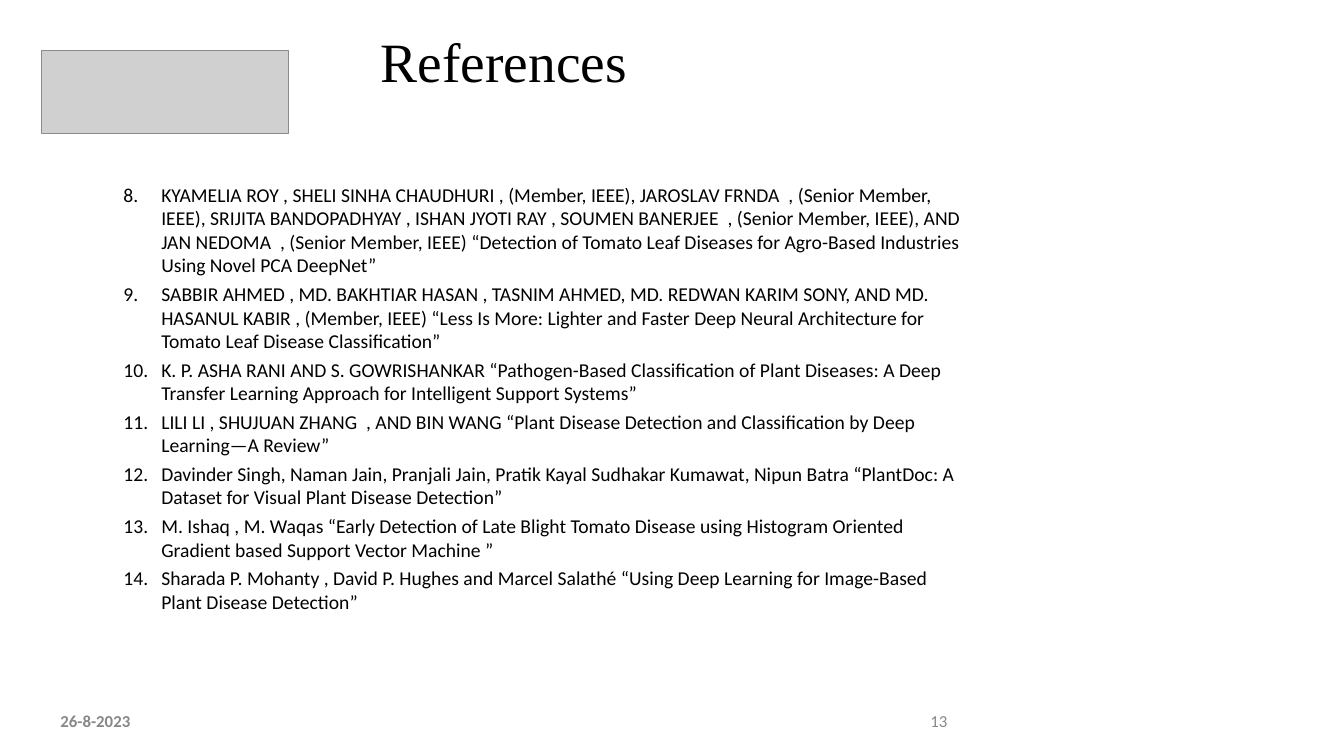
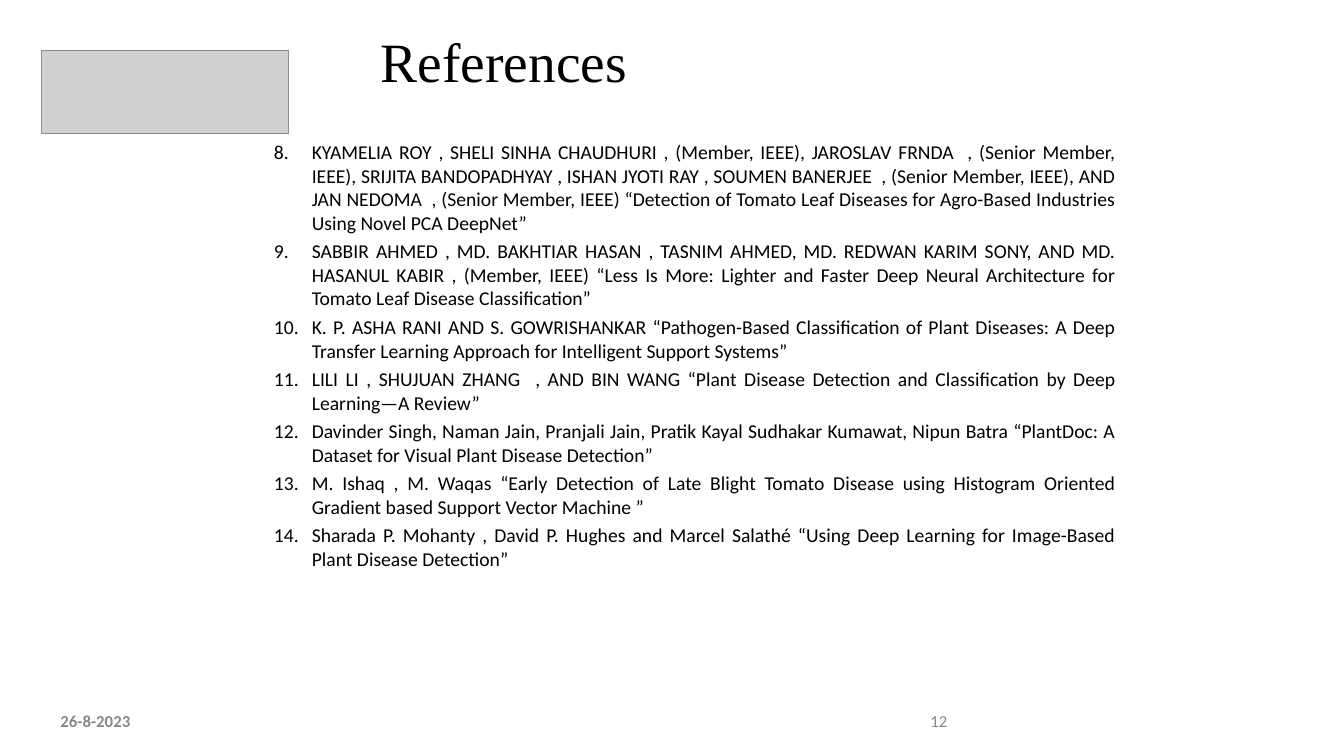
Before and after one commit to akshkalyani/Minor-Project, a slide deck: slide 12 of 1st review/First Review Minor Project.pptx (slide 13 before the commit). Drawn at 1344x756 pixels with LibreOffice and Linux fonts; fonts in the diff are those of the drawing; grey boxes stand for pictures. Boxes give left, top, right and bottom in pixels: in the first picture for what was removed or moved away, otherwise in the second. Text is boxed around its words. In the diff, an @@ line names an element or a change of style, - is before the commit and + after.

Commit message:
Added PPT for the first review #1

```diff
--- a/1st review/First Review Minor Project.pptx
+++ b/1st review/First Review Minor Project.pptx
@@ text "KYAMELIA ROY , SHELI SINHA ...": place and size @@
-text "KYAMELIA ROY , SHELI SINHA ..." at (161,188,960,609)
+text "KYAMELIA ROY , SHELI SINHA ..." at (312,145,1115,566)
@@ text "KYAMELIA ROY , SHELI SINHA ..." at (312,145,1115,566): alignment left to justified @@
@@ page number at (930,716,947,727): text changed @@
-13
+12
```
Also in this commit, not shown: 12 other slides changed, 1 slide removed.
